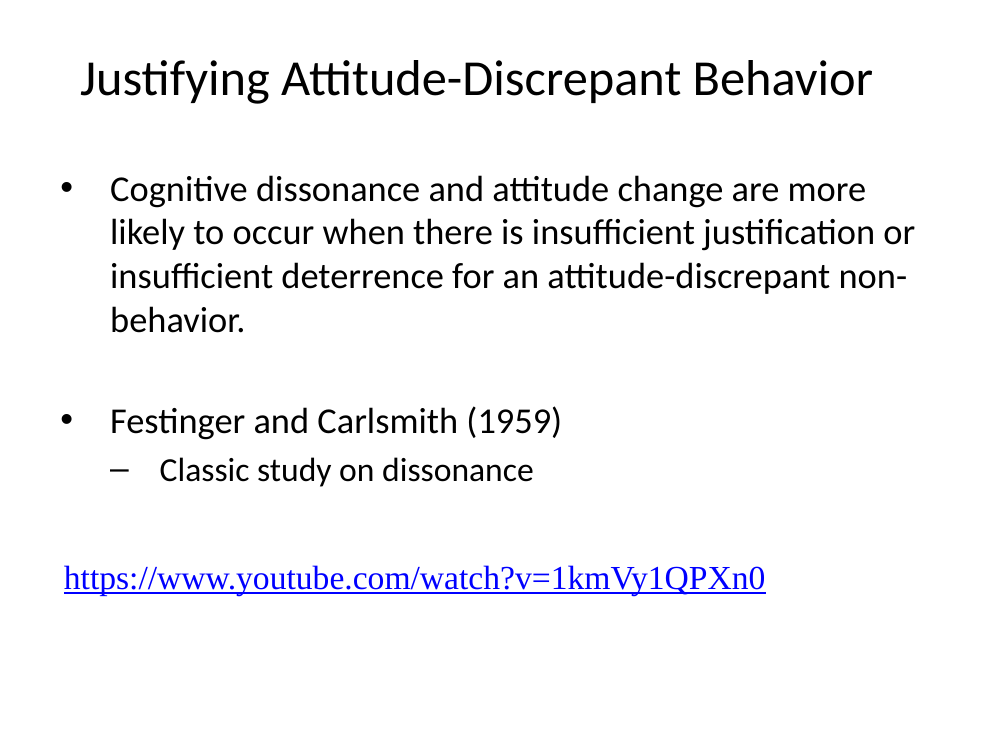
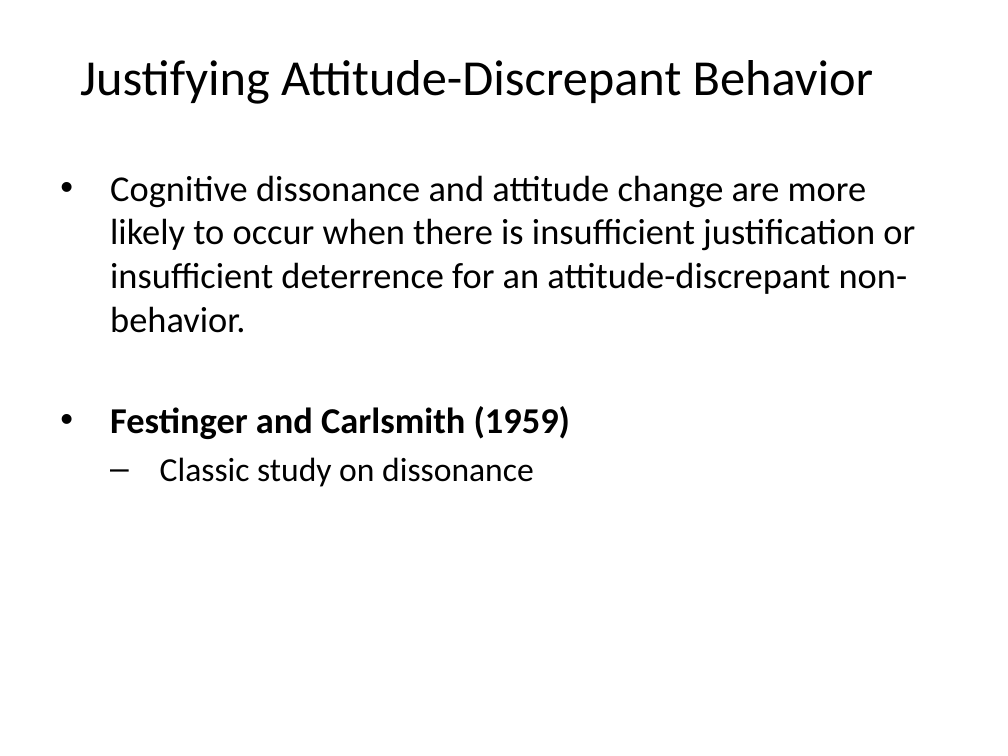
Before and after one commit to npm27/Teaching-Materials, a slide deck: slide 32 of Social Psych/Slides/7 Attitudes.pptx. Drawn at 1008x756 pixels with LibreOffice and Linux fonts; fonts in the diff are those of the drawing. Boxes give left, top, right and bottom in pixels: in the first picture for what was removed or moved away, otherwise in the second. Text is boxed around its words. In the diff, an @@ line names an element or a change of style, - is before the commit and + after.

```diff
--- a/Social Psych/Slides/7 Attitudes.pptx
+++ b/Social Psych/Slides/7 Attitudes.pptx
@@ text at bbox=[110, 406, 570, 439]: bold on in "Festinger and Carlsmith (1959)" @@
@@ text removed at bbox=[64, 565, 766, 595] @@
-https://www.youtube.com/watch?v=1kmVy1QPXn0
```
Also in this commit, not shown: 7 other slides changed, 1 other file.
